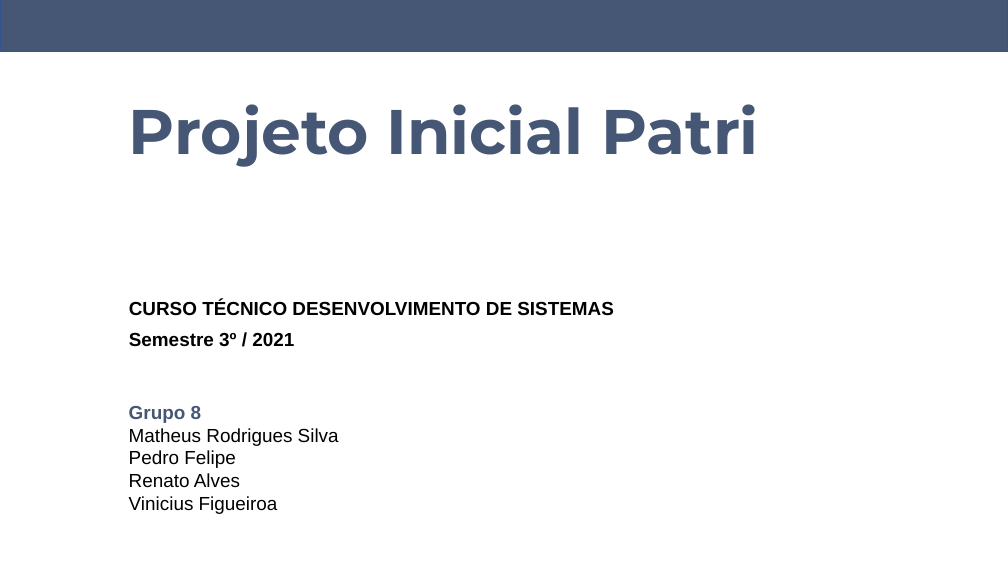
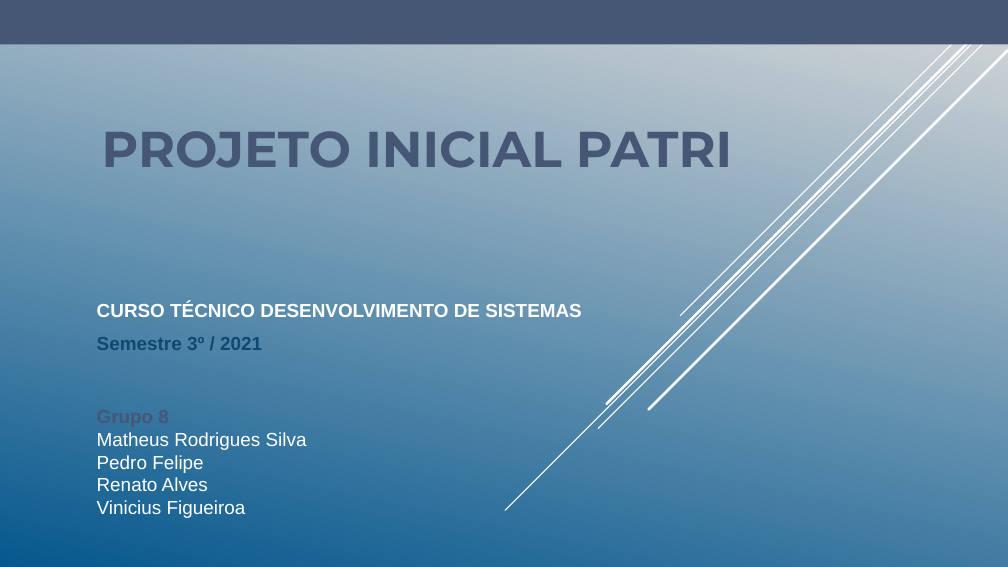
Before and after one commit to mateusrodsilva/Projeto_Inicial-3T, a slide deck: slide 1 of Apresentação Grupo 4 -Projeto Inicial Patri.pptx. Drawn at 1008x567 pixels with LibreOffice and Linux fonts; fonts in the diff are those of the drawing. Boxes give left, top, right and bottom in pixels: in the first picture for what was removed or moved away, otherwise in the second. Text is boxed around its words. In the diff, an @@ line names an element or a change of style, - is before the commit and + after.

```diff
--- a/Apresentação Grupo 4 -Projeto Inicial Patri.pptx
+++ b/Apresentação Grupo 4 -Projeto Inicial Patri.pptx
@@ background #FFFFFF to gradient #D9D9D9 to #06588E @@
@@ rectangle: place and size @@
-rectangle at (0,0,1008,51)
+rectangle at (0,0,1008,44)
@@ rectangle at (0,0,1008,44): outline #325491 1 pt to none @@
@@ line added from (1008, 8) to (505, 510), #FFFFFF 1 pt @@
@@ line added from (1008, 19) to (598, 429), #FFFFFF 1 pt @@
@@ line added from (1008, 3) to (606, 404), #FFFFFF 2.5 pt @@
@@ line added from (995, 1) to (681, 316), #FFFFFF 1 pt @@
@@ line added from (1008, 51) to (649, 410), #FFFFFF 2.5 pt @@
@@ title at (102,131,732,168): text changed; size 60 to 48 pt @@
-Projeto Inicial Patri
+PROJETO INICIAL PATRI
@@ subtitle "CURSO TÉCNICO DESENVOLVIMENTO DE SISTEMAS": place and size @@
-subtitle "CURSO TÉCNICO DESENVOLVIMENTO DE SISTEMAS" at (129,300,614,347)
+subtitle "CURSO TÉCNICO DESENVOLVIMENTO DE SISTEMAS" at (97,302,582,350)
@@ subtitle "CURSO TÉCNICO DESENVOLVIMENTO DE SISTEMAS" at (97,302,582,350): text colour #000000 to #FFFFFF in "CURSO TÉCNICO DESENVOLVIMENTO DE SISTEMAS"; text colour #000000 to #0F496F in "Semestre 3º / 2021"; line spacing 0.9 to 1 @@
@@ text "Grupo 8": place and size @@
-text "Grupo 8" at (129,406,339,514)
+text "Grupo 8" at (97,432,307,518)
@@ text at (97,432,307,518): text colour #000000 to #FFFFFF @@
```
Also in this commit, not shown: 3 other slides changed, 3 slides added, 3 slides removed.
